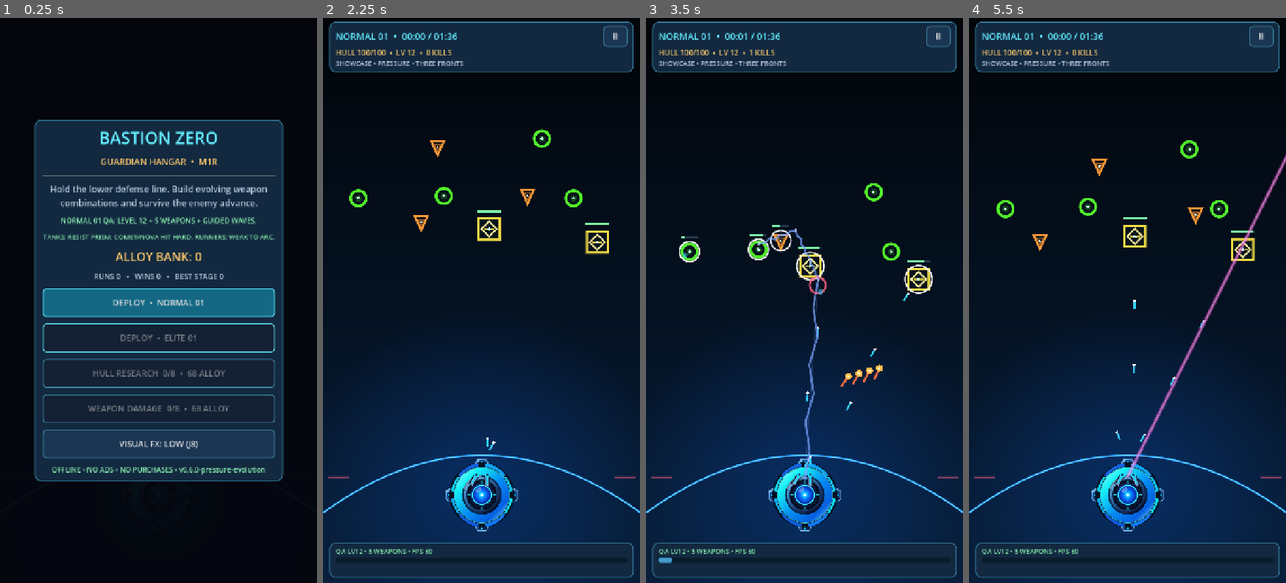
Above: before the commit, frames 1-4 (left to right).
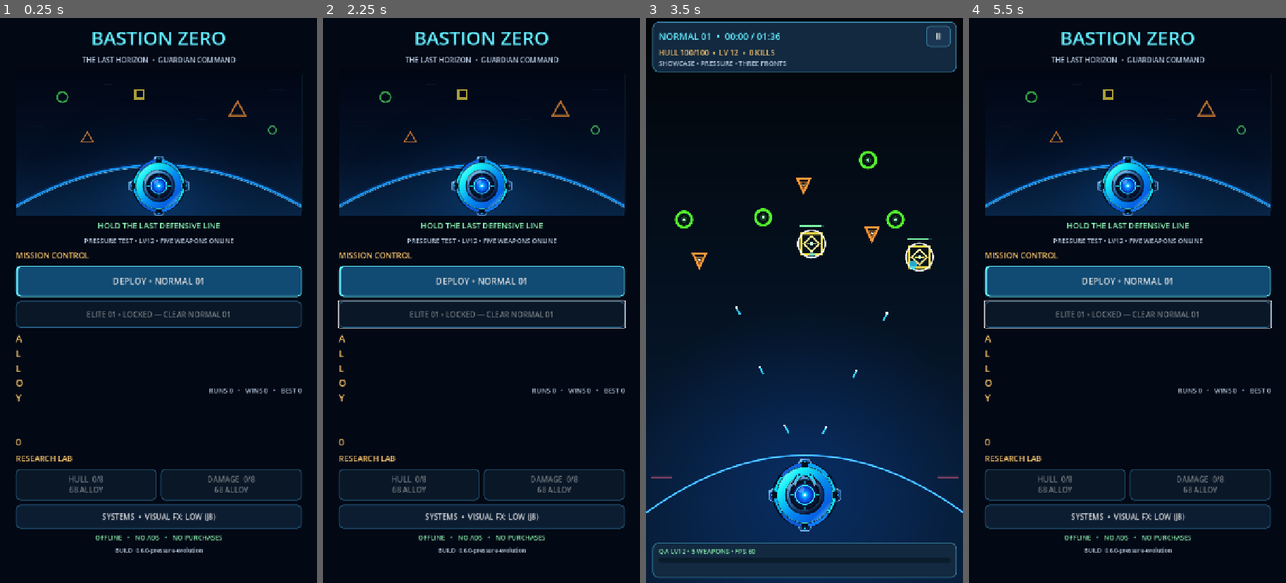
Above: after the commit, the same moments.

Repository: dante-souza/bastion_zero
Game: Godot game, scene res://scenes/main.tscn
Two runs of this game, one before a commit and one after it. Both use one fixed random seed, a clock stepped at 60 frames per second and the inputs below.
Inputs (mouse positions are in pixels of both pictures, inside the frame that each line leads up to):
- Up to frame 1 (0.25 s): no input
- Up to frame 2 (2.25 s): click (481, 515) at 0.5 s, where only the run after the commit has a clickable "SYSTEMS • VISUAL FX: LOW (J8)"; click (481, 515) at 1.25 s, where only the run after the commit has a clickable "SYSTEMS • VISUAL FX: FULL"; click (481, 300) at 2 s, where only the run before the commit has a clickable "DEPLOY • NORMAL 01"
- Up to frame 3 (3.5 s): click (804, 283) at 2.75 s, where only the run after the commit has a clickable "DEPLOY • NORMAL 01"
- Up to frame 4 (5.5 s): click "II" at 3.5 s; click "ABANDON RUN (NO ALLOY)" at 4.25 s; click (1127, 300) at 5 s, where only the run before the commit has a clickable "DEPLOY • NORMAL 01"

The runs differ from the first frame. In frame 1, 53% of the frame differs, in the area x 4-96%, y 2-95%; in frame 2, 63%; in frame 3, 3.2%; in frame 4, 63%, in the area x 0-100%, y 0-100%.

Commit message:
feat(hangar): branded Last Horizon command screen and native boot splash

Diff:
--- a/project.godot
+++ b/project.godot
@@ -8,6 +8,10 @@
 config/features=PackedStringArray("4.4", "GL Compatibility")
 config/description="Bastion Zero: tactical offline arcade defense"
 config/icon="res://icon.svg"
+boot_splash/bg_color=Color(0.008, 0.024, 0.055, 1)
+boot_splash/image="res://assets/branding/last_horizon_boot.png"
+boot_splash/fullsize=true
+boot_splash/use_filter=true
 
 [display]
 window/size/viewport_width=720
--- /dev/null
+++ b/scripts/hangar_view.gd
@@ -0,0 +1,187 @@
+class_name HangarView
+extends ColorRect
+
+## Phase G — The Last Horizon. Native Godot controls and a reused Guardian
+## illustration. The existing Main script remains owner of gameplay and saves.
+signal deploy_requested(stage: int)
+signal research_requested(kind: String)
+signal fx_requested
+
+const HERO: Texture2D = preload("res://assets/branding/last_horizon_hero.svg")
+const CYAN := Color("#63EEFF")
+const PALE := Color("#B7C8DE")
+const GOLD := Color("#FFC96D")
+const GREEN := Color("#8EF3B2")
+const PANEL := Color("#0C1D32")
+const BORDER := Color("#245B80")
+
+var record: Dictionary = {}
+
+func configure(saved_record: Dictionary) -> void:
+    record = saved_record.duplicate(true)
+
+
+func _ready() -> void:
+    color = Color("#020814")
+    mouse_filter = Control.MOUSE_FILTER_STOP
+    set_anchors_and_offsets_preset(Control.PRESET_FULL_RECT)
+    _build()
+
+
+func _build() -> void:
+    var scroll := ScrollContainer.new()
+    scroll.name = "HangarScroll"
+    scroll.set_anchors_and_offsets_preset(Control.PRESET_FULL_RECT)
+    scroll.horizontal_scroll_mode = ScrollContainer.SCROLL_MODE_DISABLED
+    add_child(scroll)
+
+    var centered := CenterContainer.new()
+    centered.size_flags_horizontal = Control.SIZE_EXPAND_FILL
+    centered.custom_minimum_size = Vector2(720.0, 1220.0)
+    scroll.add_child(centered)
+
+    var margin := MarginContainer.new()
+    margin.custom_minimum_size.x = 666.0
+    margin.add_theme_constant_override("margin_left", 8)
+    margin.add_theme_constant_override("margin_right", 8)
+    margin.add_theme_constant_override("margin_top", 15)
+    margin.add_theme_constant_override("margin_bottom", 15)
+    centered.add_child(margin)
+
+    var stack := VBoxContainer.new()
+    stack.name = "HangarContent"
+    stack.add_theme_constant_override("separation", 10)
+    margin.add_child(stack)
+
+    var header := _text("BASTION ZERO", 43, CYAN, true)
+    header.name = "HangarTitle"
+    stack.add_child(header)
+    stack.add_child(_text("THE LAST HORIZON  •  GUARDIAN COMMAND", 16, PALE, true))
+
+    var hero := PanelContainer.new()
+    hero.name = "HorizonHero"
+    hero.clip_contents = true
+    var hero_style := _style(PANEL, BORDER)
+    hero_style.content_margin_left = 0
+    hero_style.content_margin_right = 0
+    hero_style.content_margin_top = 0
+    hero_style.content_margin_bottom = 0
+    hero.add_theme_stylebox_override("panel", hero_style)
+    stack.add_child(hero)
+    var art := TextureRect.new()
+    art.name = "HorizonArtwork"
+    art.texture = HERO
+    art.expand_mode = TextureRect.EXPAND_IGNORE_SIZE
+    art.stretch_mode = TextureRect.STRETCH_KEEP_ASPECT_COVERED
+    art.custom_minimum_size = Vector2(620, 332)
+    art.mouse_filter = Control.MOUSE_FILTER_IGNORE
+    hero.add_child(art)
+
+    stack.add_child(_text("HOLD THE LAST DEFENSIVE LINE", 18, GREEN, true))
+    var showcase_title: String = "PRESSURE TEST • LV12 • FIVE WEAPONS ONLINE" if GameCatalog.STAGE_ONE_SHOWCASE else "SENTINEL AUTOCANNON • BUILD YOUR DEFENSE"
+    stack.add_child(_text(showcase_title, 15, PALE, true))
+
+    stack.add_child(_text("MISSION CONTROL", 18, GOLD))
+    var normal := _button("DEPLOY • NORMAL 01", true, 70.0)
+    normal.name = "DeployNormal"
+    normal.pressed.connect(func() -> void: deploy_requested.emit(1))
+    stack.add_child(normal)
+
+    var elite := _button("DEPLOY • ELITE 01", false, 60.0)
+    elite.name = "DeployElite"
+    elite.disabled = int(record.get("stage_unlocked", 1)) < 2
+    if elite.disabled:
+        elite.text = "ELITE 01 • LOCKED — CLEAR NORMAL 01"
+    elite.pressed.connect(func() -> void: deploy_requested.emit(2))
+    stack.add_child(elite)
+
+    var progress := _panel_row("PROGRESSION", GOLD)
+    stack.add_child(progress)
+    progress.add_child(_text("ALLOY  %d" % int(record.get("bank", 0)), 22, GOLD))
+    var stats := _text("RUNS %d   •   WINS %d   •   BEST %d" % [
+        int(record.get("runs", 0)), int(record.get("wins", 0)),
+        int(record.get("best_stage", 0))], 15, PALE)
+    stats.size_flags_horizontal = Control.SIZE_EXPAND_FILL
+    stats.horizontal_alignment = HORIZONTAL_ALIGNMENT_RIGHT
+    progress.add_child(stats)
+
+    stack.add_child(_text("RESEARCH LAB", 18, GOLD))
+    var research := HBoxContainer.new()
+    research.name = "ResearchControls"
+    research.add_theme_constant_override("separation", 9)
+    stack.add_child(research)
+    for kind in ["hull", "damage"]:
+        var rank: int = int(record["meta"][kind])
+        var cost: int = GameCatalog.meta_cost(kind, rank)
+        var label: String = "HULL" if kind == "hull" else "DAMAGE"
+        var cost_label: String = "MAX" if cost < 0 else "%d ALLOY" % cost
+        var btn := _button("%s  %d/%d\n%s" % [
+            label, rank, GameCatalog.META_CAP, cost_label], false, 71.0)
+        btn.name = "Research" + kind.capitalize()
+        btn.size_flags_horizontal = Control.SIZE_EXPAND_FILL
+        btn.disabled = cost < 0 or int(record.get("bank", 0)) < cost
+        btn.pressed.connect(func() -> void: research_requested.emit(kind))
+        research.add_child(btn)
+
+    var settings := _button(
+        "SYSTEMS  •  VISUAL FX: LOW (J8)" if bool(record.get("low_fx", true)) else
+        "SYSTEMS  •  VISUAL FX: FULL",
+        false, 54.0)
+    settings.name = "VisualFx"
+    settings.pressed.connect(func() -> void: fx_requested.emit())
+    stack.add_child(settings)
+
+    stack.add_child(_text("OFFLINE   •   NO ADS   •   NO PURCHASES", 15, GREEN, true))
+    stack.add_child(_text("BUILD  %s" % GameCatalog.GAME_VERSION, 13, PALE, true))
+
+
+func _panel_row(label: String, tint: Color) -> HBoxContainer:
+    var bar := HBoxContainer.new()
+    bar.name = "ProgressSummary"
+    bar.add_theme_constant_override("separation", 12)
+    var name_label := _text(label, 14, tint)
+    name_label.visible = false # Metadata name retained; numbers have priority.
+    bar.add_child(name_label)
+    return bar
+
+
+func _text(value: String, size: int, tint: Color, centered: bool = false) -> Label:
+    var label := Label.new()
+    label.text = value
+    label.add_theme_font_size_override("font_size", size)
+    label.add_theme_color_override("font_color", tint)
+    label.autowrap_mode = TextServer.AUTOWRAP_WORD_SMART
+    if centered:
+        label.horizontal_alignment = HORIZONTAL_ALIGNMENT_CENTER
+    return label
+
+
+func _button(value: String, primary: bool, height: float) -> Button:
+    var button := Button.new()
+    button.text = value
+    button.custom_minimum_size.y = height
+    button.add_theme_font_size_override("font_size", 20 if primary else 17)
+    for state in ["normal", "hover", "pressed", "disabled"]:
+        var bg := Color("#114A72") if primary else PANEL
+        if state == "hover" or state == "pressed":
+            bg = bg.lightened(0.16)
+        if state == "disabled":
+            bg = Color("#0A1726")
+        var style := _style(bg, CYAN if primary else BORDER)
+        if primary:
+            style.border_width_left = 5
+        button.add_theme_stylebox_override(state, style)
+    return button
+
+
+func _style(fill: Color, line: Color) -> StyleBoxFlat:
+    var style := StyleBoxFlat.new()
+    style.bg_color = fill
+    style.border_color = line
+    style.set_border_width_all(2)
+    style.set_corner_radius_all(10)
+    style.content_margin_left = 11
+    style.content_margin_right = 11
+    style.content_margin_top = 7
+    style.content_margin_bottom = 7
+    return style
--- a/scripts/main.gd
+++ b/scripts/main.gd
@@ -127,37 +127,14 @@
     arena.state = "idle"
     hud.hide()
     record = SaveData.validated(record)
-    var content := _screen("BASTION ZERO", "GUARDIAN HANGAR  •  M1R")
-    content.add_child(_label("Hold the lower defense line. Build evolving weapon combinations and survive the enemy advance.", 20, PALE, true))
-    content.add_child(_label(
-        "NORMAL 01 QA: LEVEL 12 + 5 WEAPONS + GUIDED WAVES."
-        if GameCatalog.STAGE_ONE_SHOWCASE else
-        "STARTER: SENTINEL AUTOCANNON. Unlock Prism Beam from level-up cards.",
-        16, GREEN, true))
-    content.add_child(_label("TANKS: RESIST PRISM; COMET/NOVA HIT HARD. RUNNERS: WEAK TO ARC.", 15, GREEN, true))
-    content.add_child(_label("ALLOY BANK: %d" % int(record["bank"]), 27, GOLD, true))
-    content.add_child(_label("RUNS %d   •   WINS %d   •   BEST STAGE %d" % [
-        record["runs"], record["wins"], record["best_stage"]
-    ], 17, PALE, true))
-    for stage in range(1, GameCatalog.TOTAL_STAGES + 1):
-        var start := _button("DEPLOY  •  " + GameCatalog.stage_name(stage), true)
-        start.disabled = stage > int(record["stage_unlocked"])
-        start.pressed.connect(_deploy.bind(stage))
-        content.add_child(start)
-    for kind in ["hull", "damage"]:
-        var rank: int = int(record["meta"][kind])
-        var cost: int = GameCatalog.meta_cost(kind, rank)
-        var label_text := "HULL RESEARCH" if kind == "hull" else "WEAPON DAMAGE"
-        label_text += "  %d/%d  •  " % [rank, GameCatalog.META_CAP]
-        label_text += "MAX" if cost < 0 else "%d ALLOY" % cost
-        var research := _button(label_text, false)
-        research.disabled = cost < 0 or int(record["bank"]) < cost
-        research.pressed.connect(_research.bind(kind))
-        content.add_child(research)
-    var fx := _button("VISUAL FX: LOW (J8)" if bool(record["low_fx"]) else "VISUAL FX: FULL", false)
-    fx.pressed.connect(_toggle_fx)
-    content.add_child(fx)
-    content.add_child(_label("OFFLINE • NO ADS • NO PURCHASES • v%s" % GameCatalog.GAME_VERSION, 16, GREEN, true))
+    _clear()
+    var hangar := HangarView.new()
+    hangar.configure(record)
+    hangar.deploy_requested.connect(_deploy)
+    hangar.research_requested.connect(_research)
+    hangar.fx_requested.connect(_toggle_fx)
+    modal = hangar
+    add_child(hangar)
 
 func _research(kind: String) -> void:
     if SaveData.buy_meta(record, kind):
--- a/tests/test_smoke.gd
+++ b/tests/test_smoke.gd
@@ -14,6 +14,10 @@
 
 func _run() -> void:
     _expect(GameCatalog.TOTAL_STAGES == 2, "normal and elite stages")
+    _expect(load("res://assets/branding/guardian_icon.svg") != null,
+        "Last Horizon app icon resource imports")
+    _expect(HangarView.HERO != null and HangarView.HERO.get_size().x >= 680.0,
+        "Hangar visual uses J8-readable same-Guardian horizon artwork")
     _expect(EvolutionProfile.tactical_role("beam") == "PRECISE ENERGY LANE",
         "Phase F labels Prism role clearly")
     _expect(EvolutionProfile.accent("beam") == VisualProfile.PRISM_BEAM and
@@ -407,6 +411,17 @@
     var game: Control = (load("res://scenes/main.tscn") as PackedScene).instantiate()
     root.add_child(game)
     _expect(game.mouse_filter == Control.MOUSE_FILTER_IGNORE, "fullscreen UI does not swallow taps")
+    var hangar_view: HangarView = game.get("modal") as HangarView
+    _expect(hangar_view != null, "Phase G uses dedicated Last Horizon Hangar")
+    if hangar_view != null:
+        var hero_art: TextureRect = hangar_view.get_node_or_null("HangarScroll")\
+            .find_child("HorizonArtwork", true, false) as TextureRect
+        _expect(hero_art != null and hero_art.texture != null,
+            "Hangar shows real Guardian/Horizon hero illustration")
+        _expect(hangar_view.find_child("DeployNormal", true, false) != null and
+            hangar_view.find_child("ResearchControls", true, false) != null and
+            hangar_view.find_child("VisualFx", true, false) != null,
+            "Deploy, research and graphics controls survive visual redesign")
     var deploy: Button
     for node in game.find_children("*", "Button", true, false):
         if (node as Button).text.begins_with("DEPLOY"):
Binary file added: assets/branding/last_horizon_boot.png
